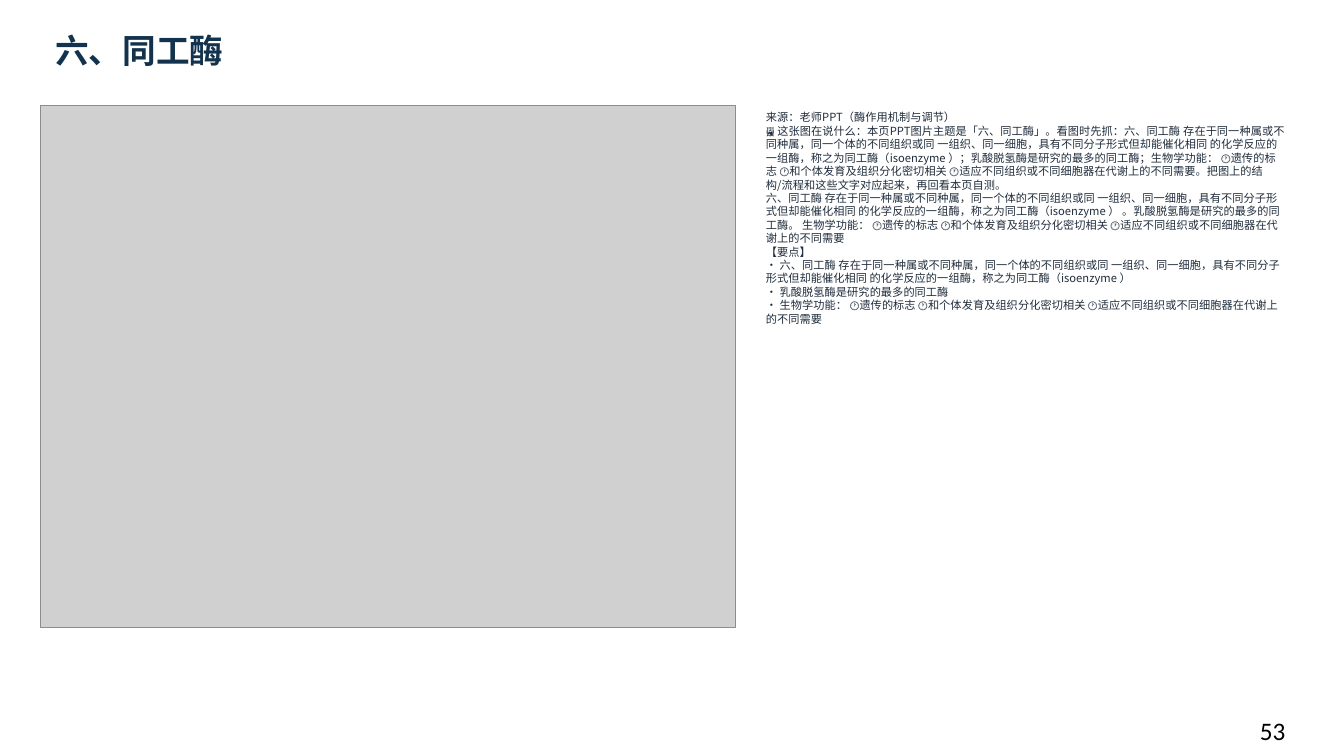
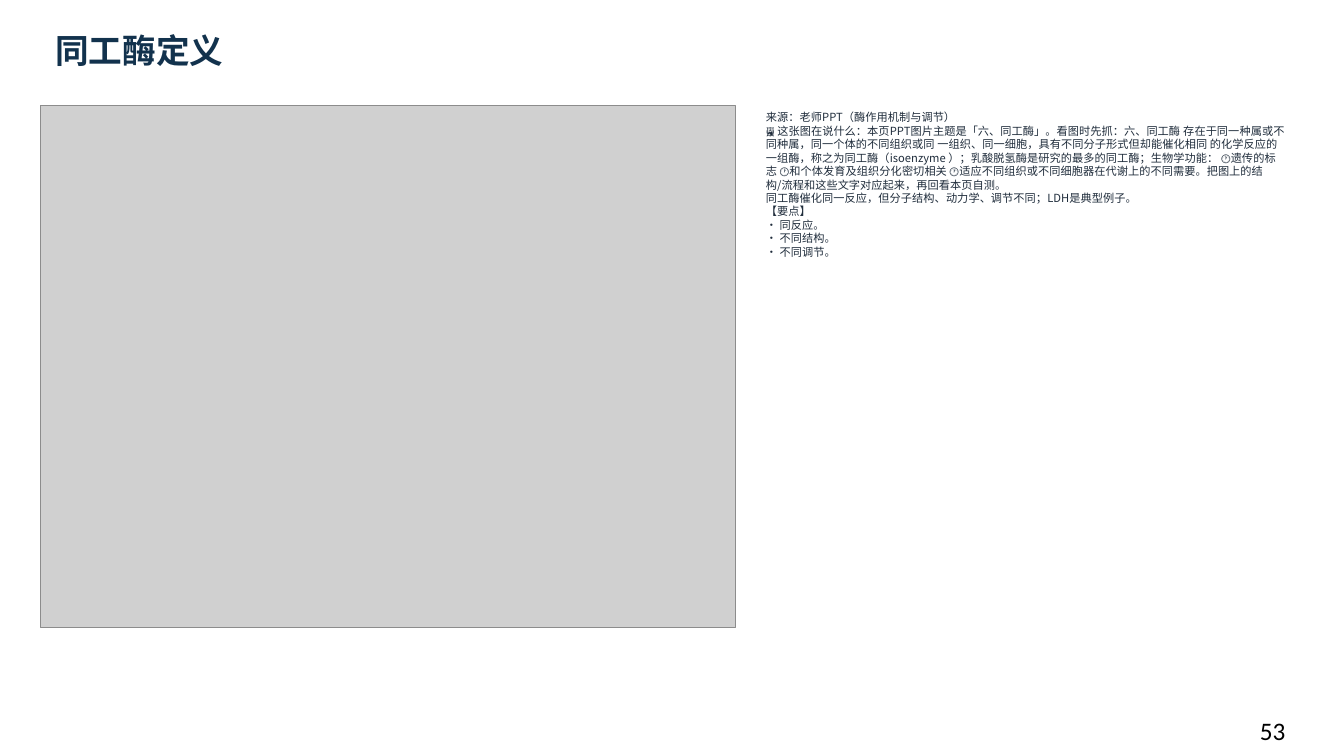
Before and after one commit to newkan-li/Biochemistry, a slide deck: slide 53 of downloads/bc08-ai-style.pptx. Drawn at 1344x756 pixels with LibreOffice and Linux fonts; fonts in the diff are those of the drawing; grey boxes stand for pictures. Boxes give left, top, right and bottom in pixels: in the first picture for what was removed or moved away, otherwise in the second. Text is boxed around its words. In the diff, an @@ line names an element or a change of style, - is before the commit and + after.

```diff
--- a/downloads/bc08-ai-style.pptx
+++ b/downloads/bc08-ai-style.pptx
@@ text at [55, 34, 223, 66]: text changed @@
-六、同工酶
+同工酶定义
@@ text at [766, 111, 1284, 257]: text changed @@
-来源：老师PPT（酶作用机制与调节）
-🖼 这张图在说什么：本页PPT图片主题是「六、同工酶」。看图时先抓：六、同工酶 存在于同一种属或不同种属，同一个体的不同组织或同 一组织、同一细胞，具有不同分子形式但却能催化相同 的化学反应的一组酶，称之为同工酶（isoenzyme ）；乳酸脱氢酶是研究的最多的同工酶；生物学功能： 🕐遗传的标志 🕐和个体发育及组织分化密切相关 🕐适应不同组织或不同细胞器在代谢上的不同需要。把图上的结构/流程和这些文字对应起来，再回看本页自测。
-六、同工酶 存在于同一种属或不同种属，同一个体的不同组织或同 一组织、同一细胞，具有不同分子形式但却能催化相同 的化学反应的一组酶，称之为同工酶（isoenzyme ） 。乳酸脱氢酶是研究的最多的同工酶。 生物学功能： 🕐遗传的标志 🕐和个体发育及组织分化密切相关 🕐适应不同组织或不同细胞器在代谢上的不同需要
-【要点】
-• 六、同工酶 存在于同一种属或不同种属，同一个体的不同组织或同 一组织、同一细胞，具有不同分子形式但却能催化相同 的化学反应的一组酶，称之为同工酶（isoenzyme ）
-• 乳酸脱氢酶是研究的最多的同工酶
-• 生物学功能： 🕐遗传的标志 🕐和个体发育及组织分化密切相关 🕐适应不同组织或不同细胞器在代谢上的不同需要
+来源：老师PPT（酶作用机制与调节）
+🖼 这张图在说什么：本页PPT图片主题是「六、同工酶」。看图时先抓：六、同工酶 存在于同一种属或不同种属，同一个体的不同组织或同 一组织、同一细胞，具有不同分子形式但却能催化相同 的化学反应的一组酶，称之为同工酶（isoenzyme ）；乳酸脱氢酶是研究的最多的同工酶；生物学功能： 🕐遗传的标志 🕐和个体发育及组织分化密切相关 🕐适应不同组织或不同细胞器在代谢上的不同需要。把图上的结构/流程和这些文字对应起来，再回看本页自测。
+同工酶催化同一反应，但分子结构、动力学、调节不同；LDH是典型例子。
+【要点】
+• 同反应。
+• 不同结构。
+• 不同调节。
```
Also in this commit, not shown: 41 other slides changed, 5 other files.
